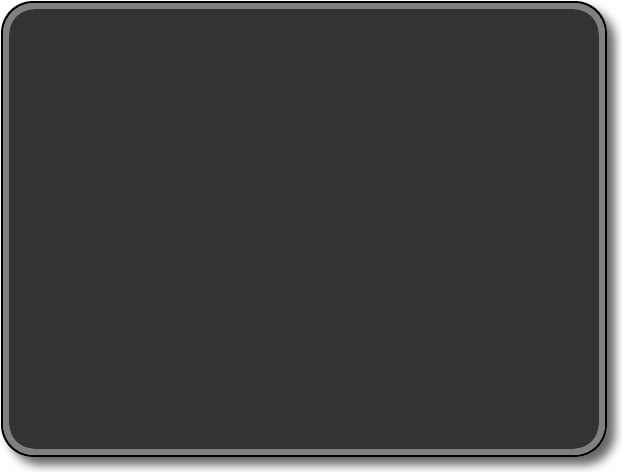
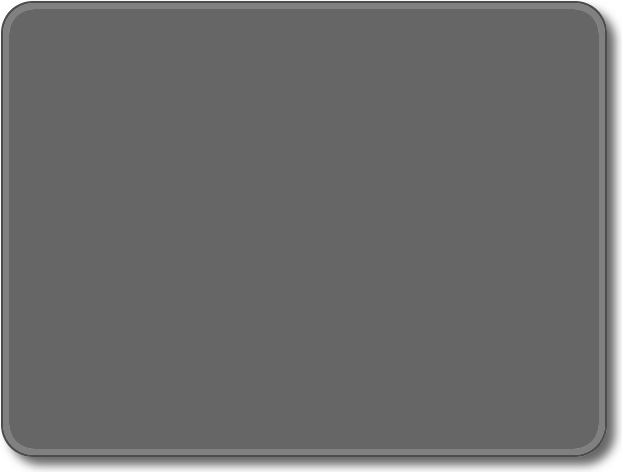
Comparing the layer stacks of the two 622 × 472 images. Changes:
painted on "background" over [1, 1, 607, 457]
